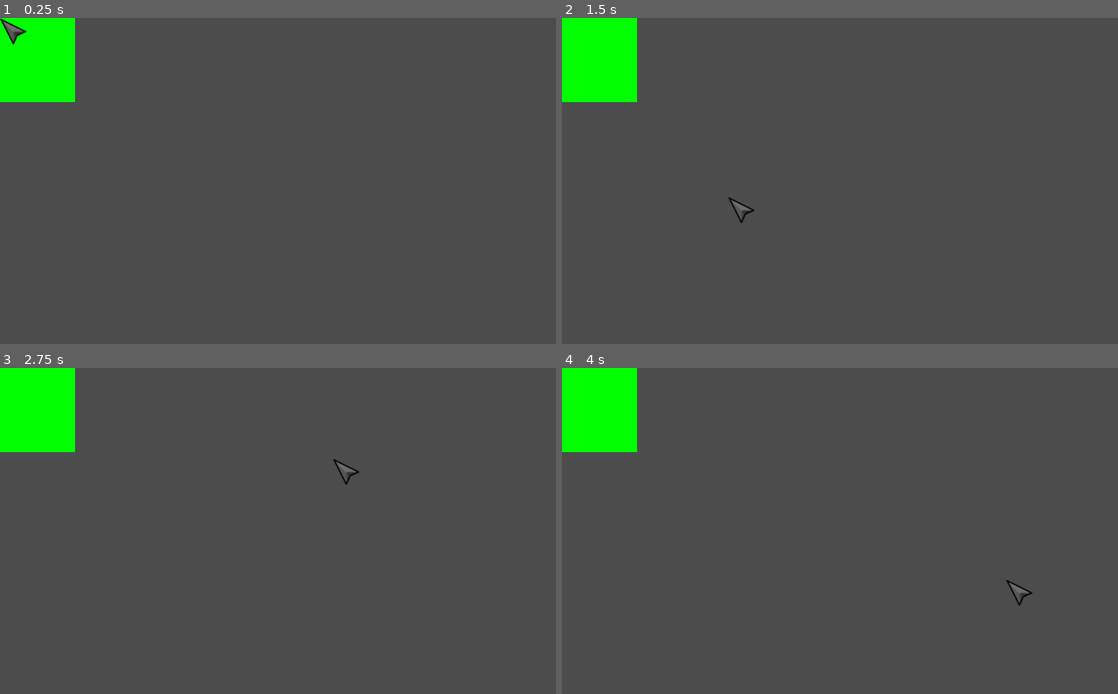
Above: before the commit, frames 1-4 (two rows, left to right).
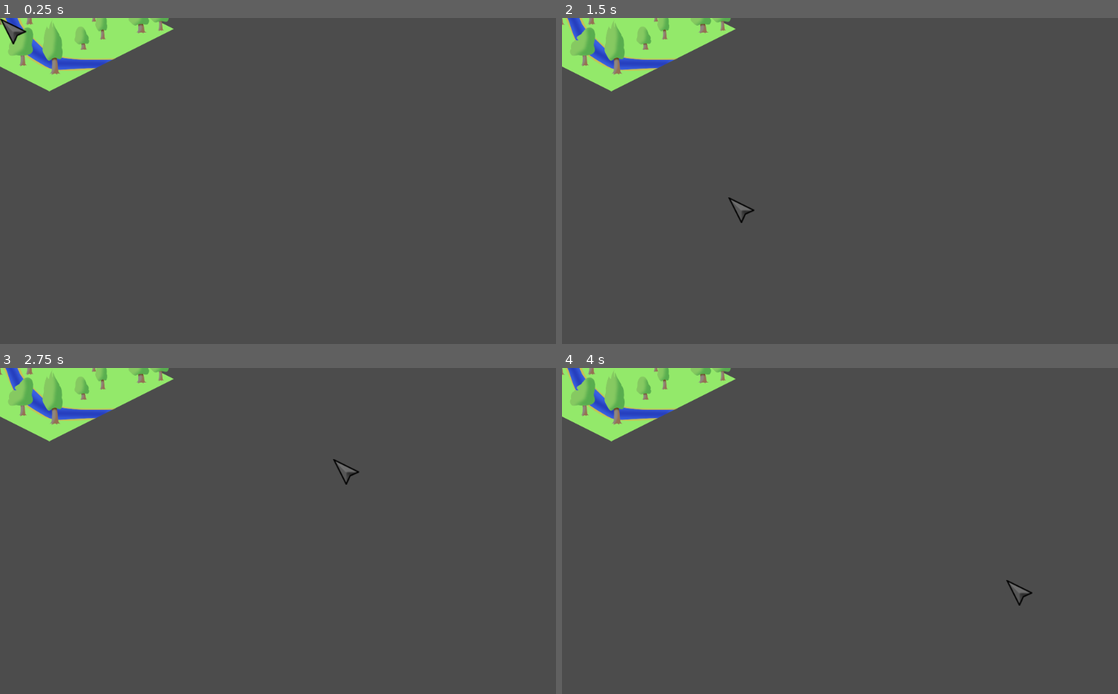
Above: after the commit, the same moments.

Repository: pjheden/isopyr
Game: Godot game, scene res://scenes/objects/buildings/Forest.tscn
The game is run twice, just before and just after one commit, with the same random seed, the same clock (stepped at 60 frames per second) and the same inputs. This scene is started directly instead of the project's main scene.
Inputs (mouse positions are in pixels of both pictures, inside the frame that each line leads up to):
- Up to frame 1 (0.25 s): no input
- Up to frame 2 (1.5 s): tap Enter at 0.5 s; move the mouse to (562, 18) at 0.52 s; click (562, 18) at 0.6 s; tap Space at 1.25 s; move the mouse to (728, 197) at 1.27 s; tap Q (q) at 1.35 s
- Up to frame 3 (2.75 s): tap Enter at 2 s; move the mouse to (333, 459) at 2.02 s; hold Shift (shift) from 2.03 s (still down)
- Up to frame 4 (4 s): tap Space at 2.75 s; move the mouse to (812, 596) at 2.77 s; release Shift (shift) at 2.78 s; tap W (w) at 2.85 s; tap Enter at 3.5 s; move the mouse to (1006, 579) at 3.52 s; click (1006, 579) at 3.6 s

The runs differ from the first frame. In frame 1, 5.3% of the frame differs, in the area x 0-32%, y 0-26%; in frame 2, 5.4%; in frame 3, 5.4%; in frame 4, 5.4%.

Commit message:
ADD forest texture

Diff:
--- a/scenes/objects/buildings/Forest.tscn
+++ b/scenes/objects/buildings/Forest.tscn
@@ -1,7 +1,8 @@
-[gd_scene load_steps=6 format=2]
+[gd_scene load_steps=7 format=2]
 
 [ext_resource path="res://scenes/objects/buildings/Forest.gd" type="Script" id=1]
 [ext_resource path="res://scenes/objects/buildings/Building.tscn" type="PackedScene" id=2]
+[ext_resource path="res://resources/forest.png" type="Texture" id=3]
 
 [sub_resource type="Shader" id=8]
 code = "shader_type canvas_item;
@@ -20,14 +21,28 @@
 wood = 4000
 slots = 3
 
+[node name="Sprite" parent="." index="0"]
+position = Vector2( 26, 16 )
+texture = ExtResource( 3 )
+
 [node name="HPbar" parent="." index="2"]
 visible = false
 
-[node name="CollisionShape2D" parent="Hitbox" index="0"]
-position = Vector2( -0.543462, 1.37963 )
+[node name="CollisionPolygon2D" type="CollisionPolygon2D" parent="Hitbox" index="0"]
+position = Vector2( 11.7551, 26.0077 )
+rotation = 0.63879
 scale = Vector2( 2.83252, 1.4931 )
+polygon = PoolVector2Array( -85.1924, 70.8, -45.0608, -81.6796, 84.8213, -122.848, 45.4024, 26.9595 )
+
+[node name="CollisionShape2D" parent="Hitbox" index="1"]
+visible = false
+position = Vector2( 11.7551, 26.0077 )
+rotation = 0.63879
+scale = Vector2( 2.83252, 1.4931 )
+shape = null
 
 [node name="MeshInstance2D" type="MeshInstance2D" parent="." index="5"]
+visible = false
 material = SubResource( 9 )
 scale = Vector2( -136.222, -154.457 )
 mesh = SubResource( 10 )
Binary file added: resources/forest.png
Not shown, added: resources/forest.png.import
